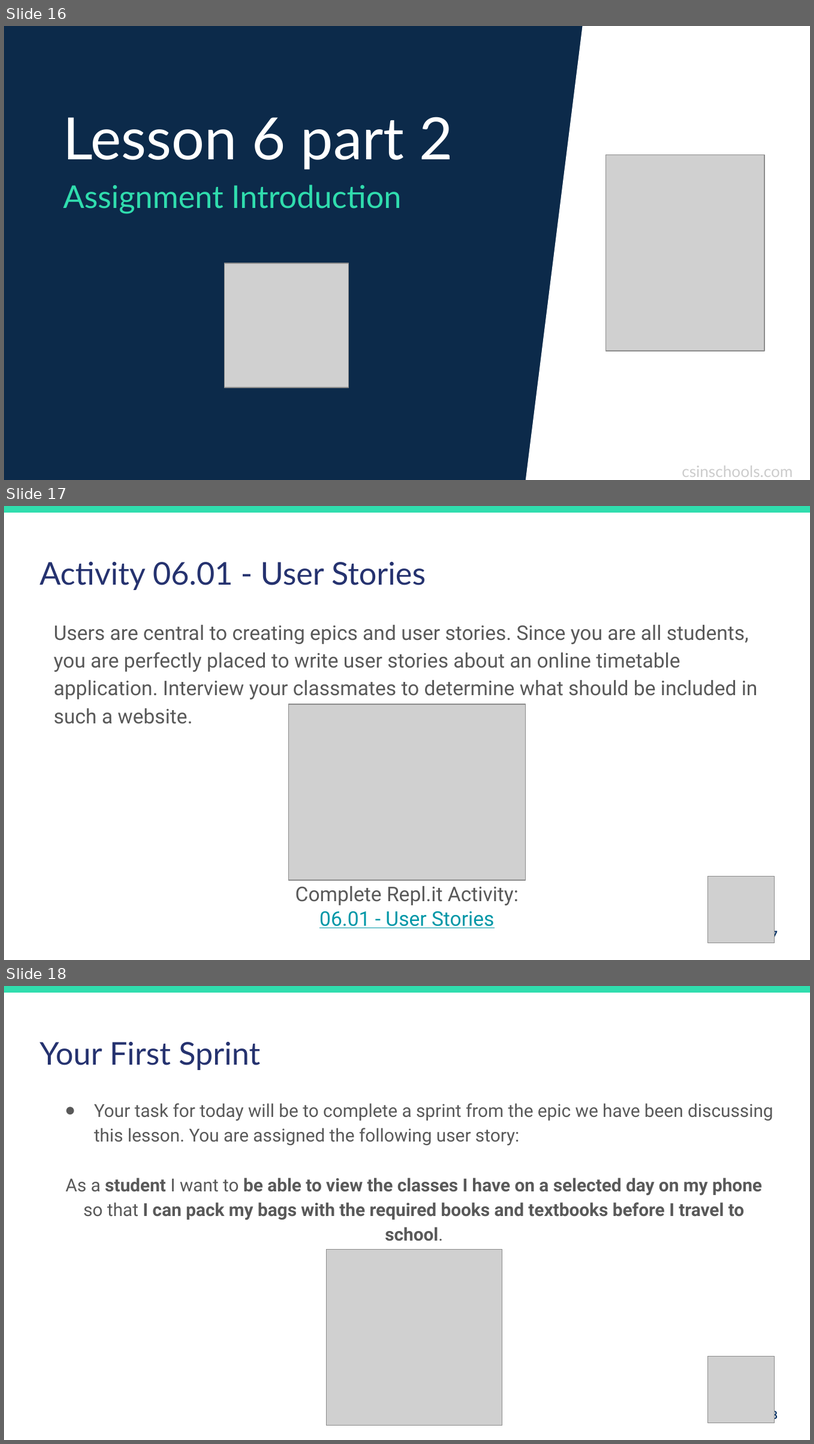
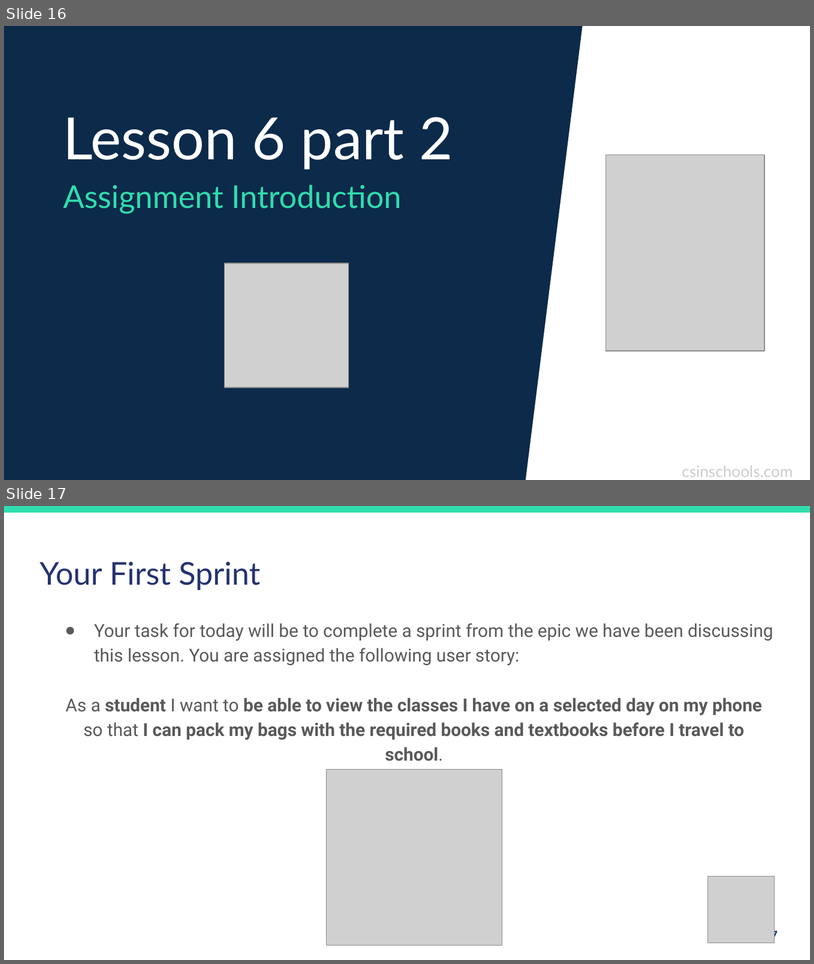
Before and after one commit to duari132/6iec-web-development, a slide deck: Lesson-6-Software-Engineering/Lesson-6-Software-Engineering.pptx. Shown one above the other, each under a label of ours: slides 16, 17 and 18 before the commit, slides 16 and 17 after it. The pictures are 814x1444 and 814x964 pixels, drawn with LibreOffice and Linux fonts; fonts in the diff are those of the drawing; grey boxes stand for pictures. Boxes give left, top, right and bottom in pixels: in the first picture for what was removed or moved away, otherwise in the second. Text is boxed around its words. In the diff, an @@ line names an element or a change of style, - is before the commit and + after.

```diff
--- a/Lesson-6-Software-Engineering/Lesson-6-Software-Engineering.pptx
+++ b/Lesson-6-Software-Engineering/Lesson-6-Software-Engineering.pptx
@@ slide 17 removed at bbox=[4, 506, 810, 960], background #FFFFFF @@
@@ rectangle removed at bbox=[4, 506, 810, 513] @@
@@ title removed at bbox=[39, 561, 426, 590] @@
-Activity 06.01 - User Stories
@@ text removed at bbox=[54, 625, 758, 724] @@
-Users are central to creating epics and user stories. Since you are all students, you are perfectly placed to write user stories about an online timetable application. Interview your classmates to determine what should be included in such a website.
@@ picture removed at bbox=[288, 703, 526, 879] @@
@@ picture removed at bbox=[708, 876, 775, 942] @@
@@ text removed at bbox=[296, 886, 519, 928] @@
-Complete Repl.it Activity:
-06.01 - User Stories
@@ page number removed at bbox=[765, 929, 778, 941] @@
-17
@@ what was slide 18 is now slide 17 @@
@@ page number at bbox=[765, 929, 778, 941]: text changed @@
-18
+17
```
Also in this commit, not shown: 2 slides changed, 10 other files.
